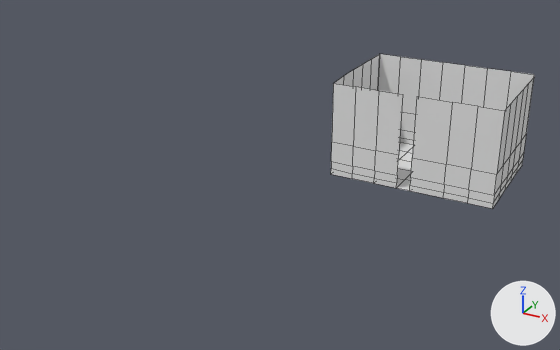
The Blender file Assets/scene_global.blend: old version first, new version second.
Before and after are seen from a camera (50 mm lens) standing at (62.5, -72.4, 54.8) and looking at (9.6, 23.8, 6.7). Every picture has the same lights, and +X, +Y and +Z are marked at lower right. Mesh edges are drawn as thin lines.

The older version as bpy lines, for what is in view:
```python
me_plane = bpy.data.meshes.new('Plane')
me_plane.from_pydata(...)  # 316 vertices, 284 faces; spans x -0.5..0.4, y -0.7..0.5, z 0.0..16.6
me_plane_003 = bpy.data.meshes.new('Plane.003')
me_plane_003.from_pydata(...)  # 146 vertices, 127 faces; spans x 0.0..0.7, y 0.5..1.0, z 0.0..16.9
me_plane_003.materials.append(mat_salleop_mat)  # its picture is missing
ob_murs = bpy.data.objects.new('murs', me_plane)
ob_murs.location = (9.1, 21.4, 0.0)
ob_murs.scale = (40.0, 40.0, 1.0)
ob_murs.hide_viewport = True
ob_salleop = bpy.data.objects.new('salleop', me_plane_003)
ob_salleop.location = (9.1, 21.4, 0.0)
ob_salleop.scale = (40.0, 40.0, 1.0)
```
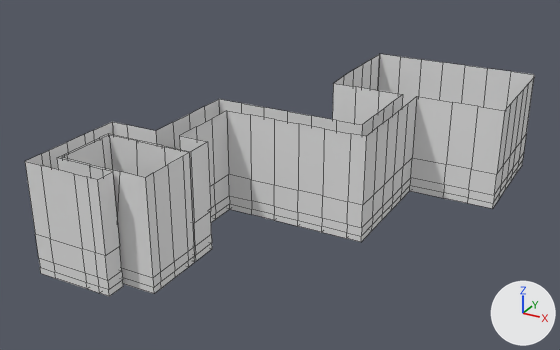
Scene script edits in JSON lines:
```json
{"op": "add", "block": "mat_couloir", "code": ["mat_couloir = diffuse_material('Couloir')", "mat_couloir.base_color = (0.8, 0.8, 0.8)  # white #e7e7e7"]}
{"block": "me_plane", "where": "# used by ob_murs; location = (9.1, 21.4, 0.0); scale = (40.0, 40.0, 1.0)"}
{"op": "remove", "block": "me_plane", "code": "me_plane.from_pydata(...)  # 316 vertices, 284 faces; spans x -0.5..0.4, y -0.7..0.5, z 0.0..16.6"}
{"op": "add", "block": "me_plane", "code": "me_plane.from_pydata(...)  # 192 vertices, 173 faces; spans x -0.5..-0.1, y -0.7..-0.3, z 0.0..16.6"}
{"block": "me_plane", "change": "me_plane part 1"}
{"block": "me_plane", "change": "140 vertices are removed from x -0.3..0.4, y -0.2..0.5, z 0.0..16.6"}
{"block": "me_plane", "change": "141 faces are deleted"}
{"block": "me_plane", "change": "16 vertices are added at x -0.5..-0.1, y -0.5, z 0.0..16.6"}
{"block": "me_plane", "change": "30 new faces join them"}
{"op": "add", "block": "me_plane_001", "code": ["me_plane_001 = bpy.data.meshes.new('Plane.001')", "me_plane_001.from_pydata(...)  # 150 vertices, 126 faces; spans x -0.3..0.4, y -0.3..0.5, z 0.0..16.6", "me_plane_001.materials.append(mat_couloir)  # its picture is missing"]}
{"op": "remove", "block": "ob_murs", "code": "ob_murs.hide_viewport = True"}
{"op": "add", "block": "ob_couloir", "code": ["ob_couloir = bpy.data.objects.new('couloir', me_plane_001)", "ob_couloir.location = (9.1, 21.4, 0.0)", "ob_couloir.scale = (40.0, 40.0, 1.0)"]}
```

Location of each change, [x1, y1, x2, y2] in pixels of the pictures (560 x 350 px):
```json
{"object": "murs", "change": "shown", "after": [25, 122, 212, 296]}
{"object": "couloir", "change": "added", "after": [156, 94, 416, 242]}
{"part": 1, "of": "me_plane", "change": "cut back", "after": [49, 135, 189, 288]}
```
